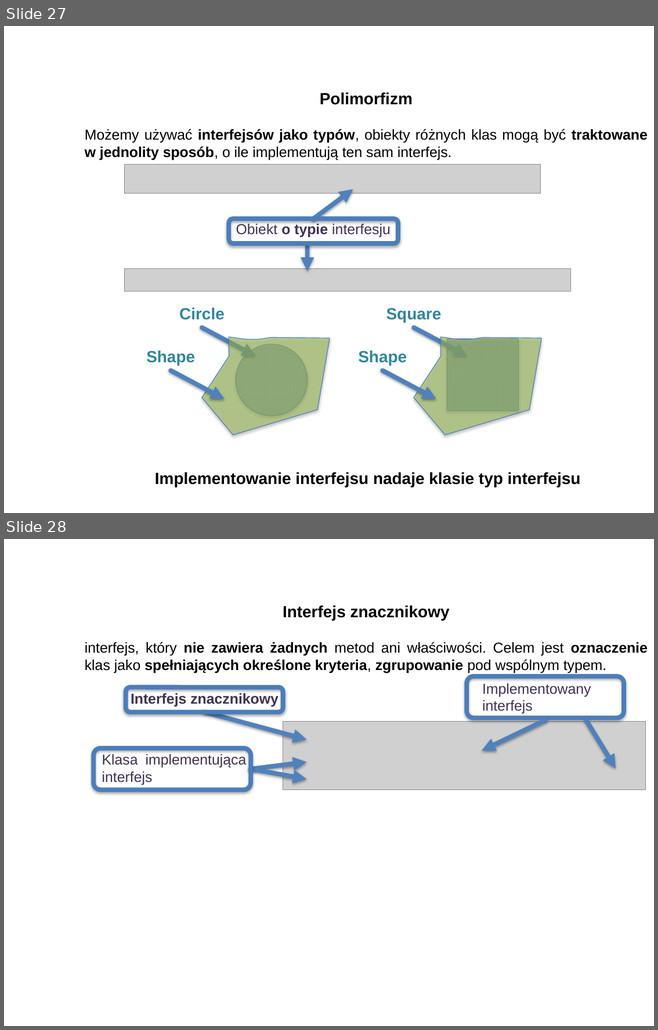
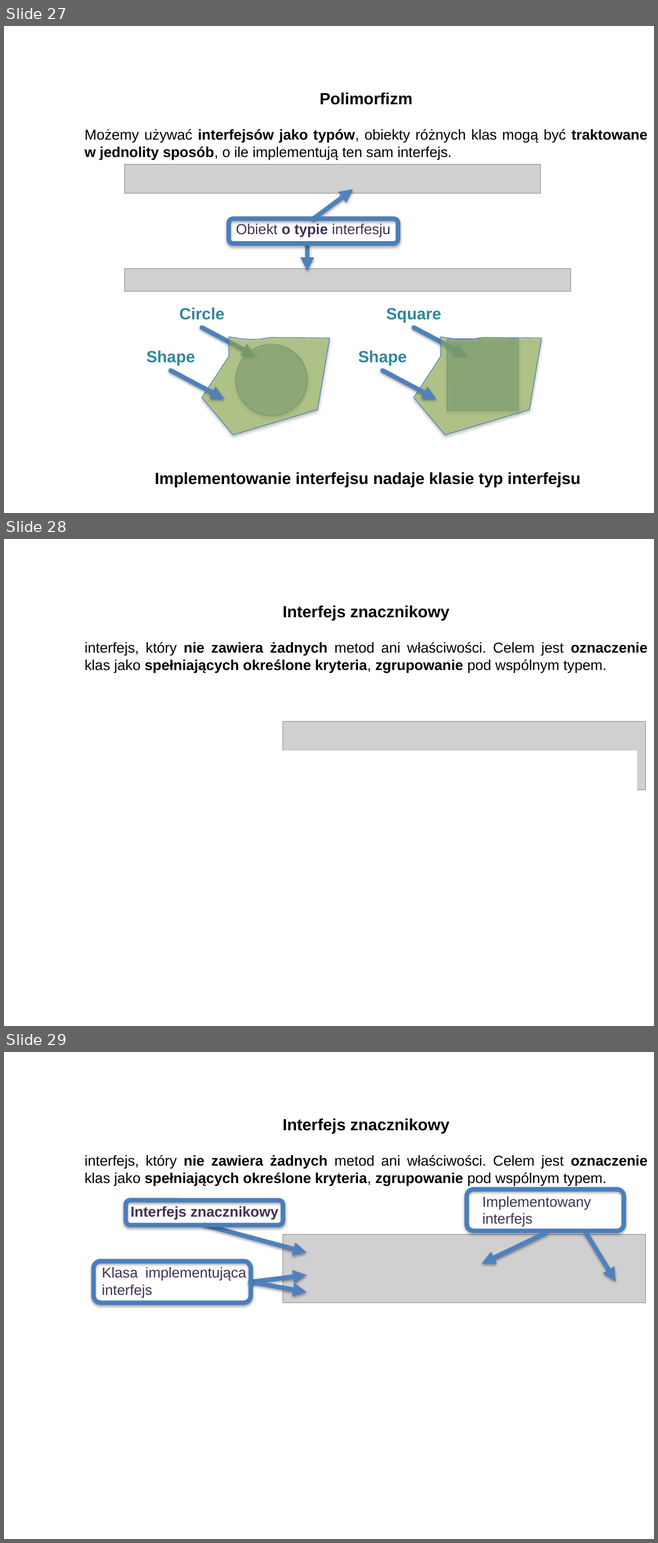
Before and after one commit to RafLew84/ProgUM, a slide deck: PUM1/Wyk/Wyklad6.pptx. Shown one above the other, each under a label of ours: slides 27 and 28 before the commit, slides 27, 28 and 29 after it. The pictures are 658x1030 and 658x1543 pixels, drawn with LibreOffice and Linux fonts; fonts in the diff are those of the drawing; grey boxes stand for pictures; background and template pictures are left out. Boxes give left, top, right and bottom in pixels: in the first picture for what was removed or moved away, otherwise in the second. Text is boxed around its words. In the diff, an @@ line names an element or a change of style, - is before the commit and + after.

```diff
--- a/PUM1/Wyk/Wyklad6.pptx
+++ b/PUM1/Wyk/Wyklad6.pptx
@@ slide 28 added at (4, 539, 654, 1026), background picture (left out) @@
@@ text added at (145, 553, 621, 588), 26 pt, text #FFFFFF @@
+Zastosowania interfejsów
@@ text added at (85, 605, 647, 674), 16 pt, text #000000, bold @@
+Interfejs znacznikowy
+interfejs, który nie zawiera żadnych metod ani właściwości. Celem jest oznaczenie klas jako spełniających określone kryteria, zgrupowanie pod wspólnym typem.
@@ picture added at (282, 722, 645, 790) @@
@@ rectangle added at (278, 752, 636, 829), fill #FFFFFF, outline #FFFFFF 2 pt @@
@@ what was slide 28 is now slide 29 @@
```
